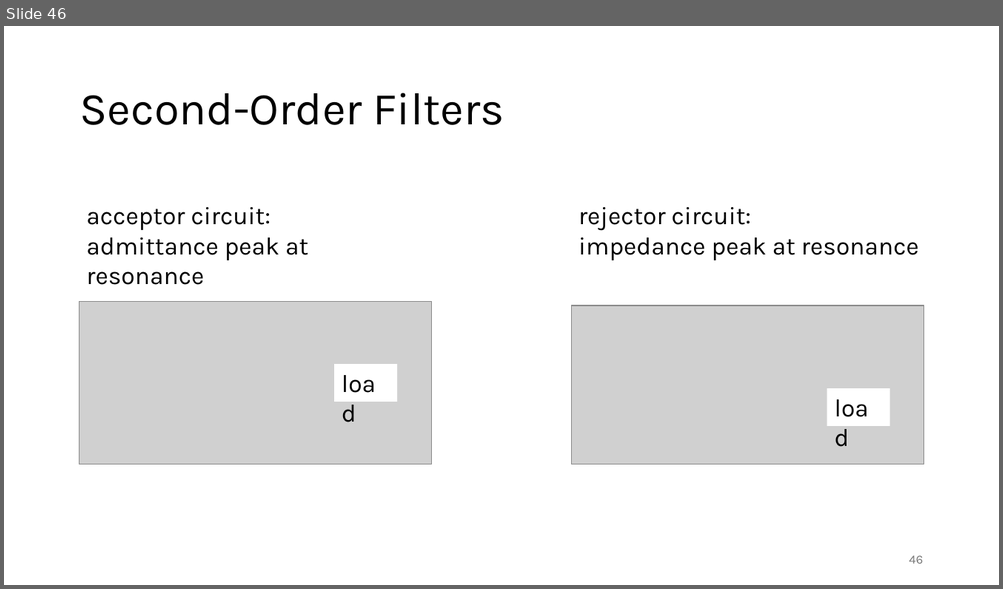
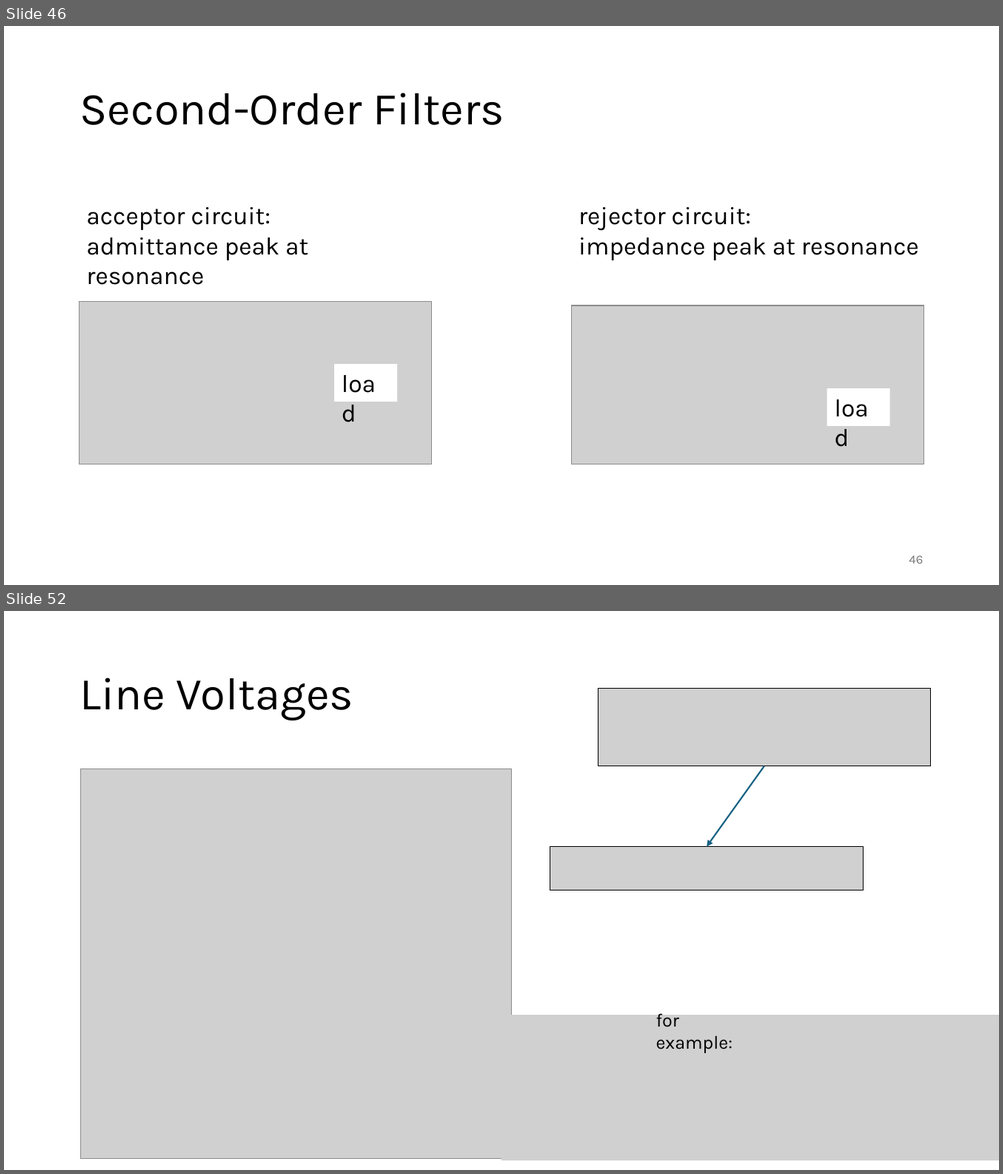
Before and after one commit to FelixWick/intro_electrical_eng, a slide deck: slides/4_ACtech.pptx. Shown one above the other, each under a label of ours: slide 46 before the commit, slides 46 and 52 after it; the slides between them are not shown. The pictures are 1003x589 and 1003x1174 pixels, drawn with LibreOffice and Linux fonts; fonts in the diff are those of the drawing; grey boxes stand for pictures. Boxes give left, top, right and bottom in pixels: in the first picture for what was removed or moved away, otherwise in the second. Text is boxed around its words. In the diff, an @@ line names an element or a change of style, - is before the commit and + after.

```diff
--- a/slides/4_ACtech.pptx
+++ b/slides/4_ACtech.pptx
@@ slide 52 added at bbox=[4, 611, 999, 1170], background #FFFFFF @@
@@ title added at bbox=[79, 678, 353, 721], 44 pt, text #000000 @@
+Line Voltages
@@ picture added at bbox=[598, 689, 930, 766] @@
@@ picture added at bbox=[81, 769, 512, 1159] @@
@@ arrow added from (764, 766) to (707, 847), #156082 1.5 pt @@
@@ picture added at bbox=[550, 847, 864, 891] @@
@@ picture added at bbox=[501, 1015, 999, 1161] @@
@@ text added at bbox=[656, 1011, 733, 1054], 18 pt, text #000000 @@
+for example:
```
Also in this commit, not shown: 1 slide changed, 6 other slides added, 1 other file.
